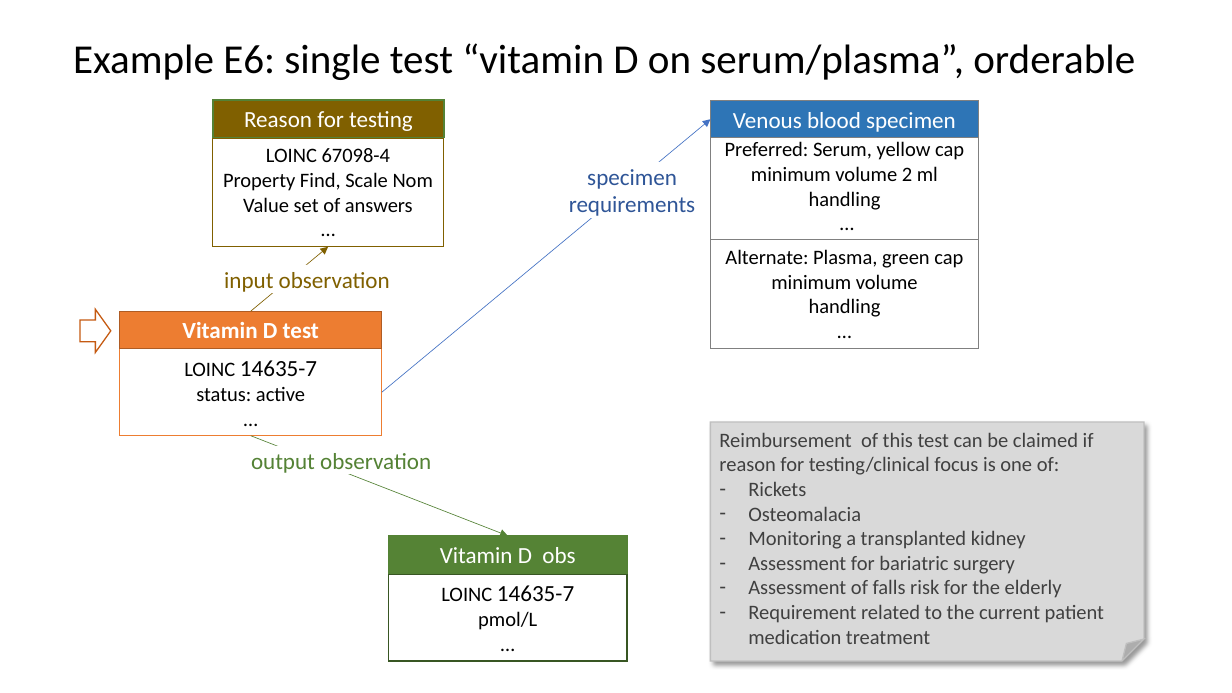
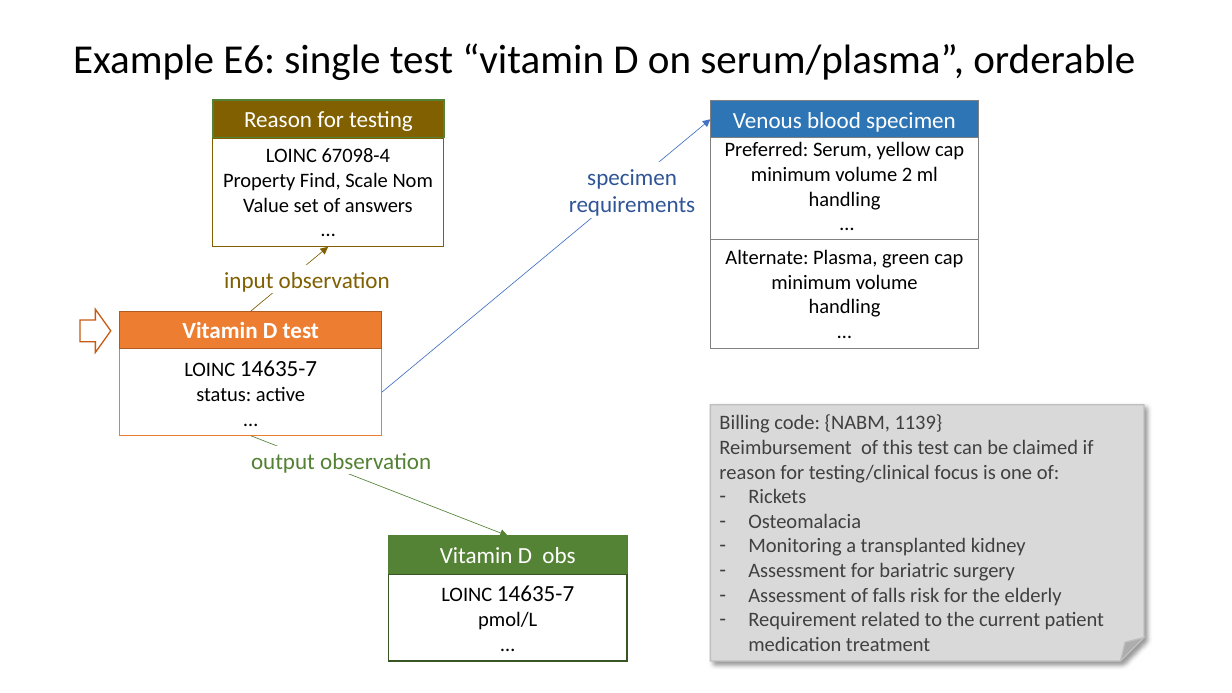
Before and after one commit to HL7/fhir-order-catalog, a slide deck: slide 1 of input/images-source/LabExampleE6Business.pptx. Drawn at 1232x693 pixels with LibreOffice and Linux fonts; fonts in the diff are those of the drawing. Boxes give left, top, right and bottom in pixels: in the first picture for what was removed or moved away, otherwise in the second. Text is boxed around its words. In the diff, an @@ line names an element or a change of style, - is before the commit and + after.

```diff
--- a/input/images-source/LabExampleE6Business.pptx
+++ b/input/images-source/LabExampleE6Business.pptx
@@ folded corner "Billing code: {NABM, 1139}": place and size @@
-folded corner "Billing code: {NABM, 1139}" at box(711, 422, 1144, 662)
+folded corner "Billing code: {NABM, 1139}" at box(711, 405, 1144, 661)
@@ text in folded corner at box(719, 414, 943, 433): paragraph added @@
+Billing code: {NABM, 1139}
```
Also in this commit, not shown: 7 other files.
